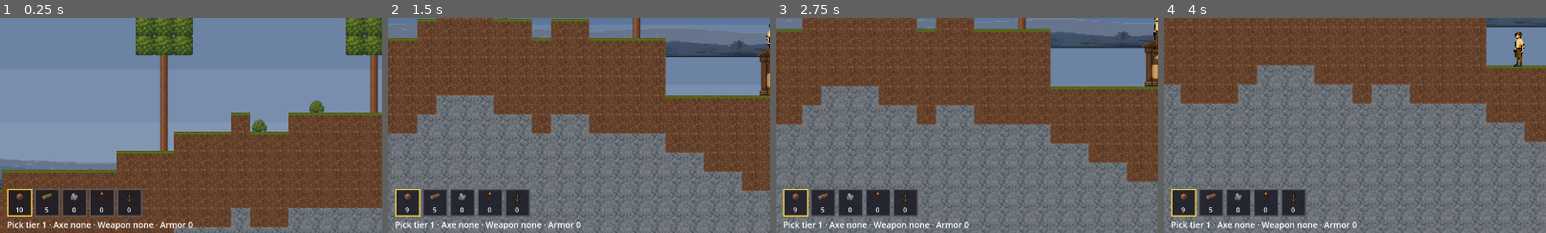
Above: before the commit, frames 1-4 (left to right).
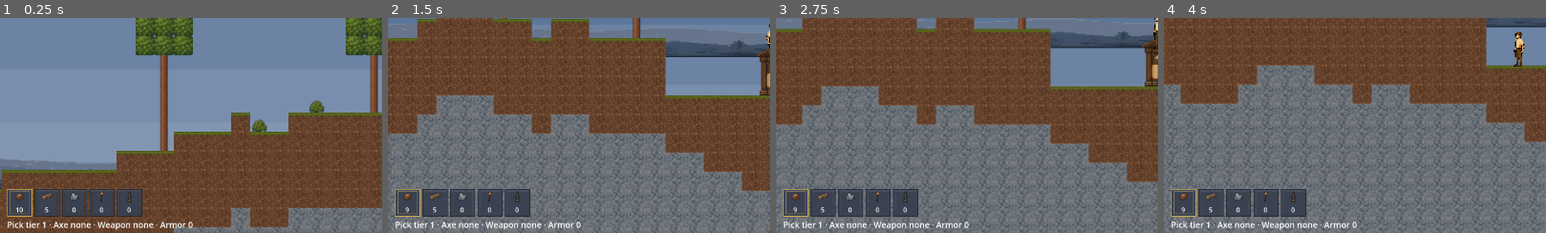
Above: after the commit, the same moments.

Repository: ppeck1/coheronia
Game: Godot game, scene res://scenes/main/Main.tscn
The game is run twice, just before and just after one commit, with the same random seed, the same clock (stepped at 60 frames per second) and the same inputs. This scene is started directly instead of the project's main scene.
Inputs (mouse positions are % of the whole screen's width and height, from its top left):
- Up to frame 1 (0.25 s): no input
- Up to frame 2 (1.5 s): tap F at 0.5, 1.25 s; move the mouse to (72, 45) at 0.52 s; hold D (move_right) 0.53-1.25 s; right-click (72, 45) at 0.6 s; click (72, 45) at 0.67 s; tap Space (jump) at 0.77 s; drag from (30, 55) to (45, 70) at 1.27 s
- Up to frame 3 (2.75 s): tap F at 2 s; move the mouse to (60, 28) at 2.02 s; hold D (move_right) from 2.03 s (still down); tap C (craft) at 2.1 s; right-click (60, 28) at 2.3 s
- Up to frame 4 (4 s): release D (move_right) at 2.75 s; tap F at 2.75, 3.5 s; drag from (45, 70) to (20, 35) at 2.77 s; move the mouse to (80, 65) at 3.52 s; hold A (move_left) from 3.53 s (still down); tap G (farm_action) at 3.6 s; tap Space (jump) at 3.77 s; right-click (80, 65) at 3.8 s
The pictures show only the part of the screen within x 0-50%, y 47-97%; the shares and areas given below are measured in that part.

The runs differ from the first frame. In frame 1, 3.7% of the frame differs, in the area x 2-38%, y 79-93%; in frame 2, 3.7%; in frame 3, 3.7%; in frame 4, 3.7%.

Commit message:
FQ-13P2: deliberate UI placeholder art + slot hook
Turns the reserved UI hook ids from the FQ-13P0 audit into authored deliberate
placeholders and consumes the first live surface.

- scripts/gen_ui_placeholders.py: generates 15 recognizable 32x32 RGBA glyphs
  into art/generated/ui/ (framed slots normal/selected/invalid, health/attune
  orb rings + fill mask, dock backplate, backpack/helmet/hall/skill-star/scroll/
  gear nav buttons, valid/invalid drag cursors). One shared palette + 1px border
  language, nearest-friendly, deterministic/idempotent, replaceable without
  touching gameplay code.
- hud.gd: the hotbar slots now frame with slot_inventory / slot_inventory_selected
  via _make_slot_style -> StyleBoxTexture, falling back to the original
  StyleBoxFlat when the image is absent (missing art is never an error). The
  slot StyleBox vars are widened to StyleBox.
- asset_audit.py: UI-aware - UI_CONSUMED (slot_inventory*) report LIVE, the rest
  PLACEHOLDER_AUTHORED (reserved for the HUD redesign, not orphans); reserved-hook
  report splits authored vs still-missing. 0 findings, 0 data bugs.
- smoke: 3 fq13p2_* checks (placeholders load through the ui convention; the
  live slot consumes the StyleBoxTexture frame; a missing ui id yields null and
  the flat fallback). Suite 288 -> 291.

The orb/nav-button/dock/cursor placeholders are authored + reserved; they are
consumed when the HUD redesign lands. Docs (UI_ASSET_GAPS/VARIABLE_MATRIX/
HANDOFF/FABLE_TASK_QUEUE) updated.

Validation: validate_repo PASS, asset_audit --strict exit 0, capsule doctor
healthy, smoke 291/291 PASS, git diff --check clean.

Co-Authored-By: Claude Opus 4.8 <noreply@anthropic.com>

Diff:
--- a/scripts/main/smoke_test.gd
+++ b/scripts/main/smoke_test.gd
@@ -766,6 +766,38 @@
 		if _pn != null and is_instance_valid(_pn):
 			_pn.queue_free()
 	await get_tree().process_frame
+
+	# --- FQ-13P2: deliberate UI placeholders + hooks ---
+	# the authored UI placeholders load through the "ui" category convention.
+	_check("fq13p2_ui_placeholders_present",
+		BlockRegistry.visual_texture("ui", "slot_inventory") != null
+		and BlockRegistry.visual_texture("ui", "button_settings") != null
+		and BlockRegistry.visual_texture("ui", "orb_health_frame") != null,
+		"slot=%s button=%s orb=%s" % [
+			str(BlockRegistry.visual_texture("ui", "slot_inventory") != null),
+			str(BlockRegistry.visual_texture("ui", "button_settings") != null),
+			str(BlockRegistry.visual_texture("ui", "orb_health_frame") != null)])
+
+	# the live hotbar slot consumes the placeholder frame (StyleBoxTexture).
+	var _p2_slot0 = hud._hotbar_slots[0].get_theme_stylebox("panel")
+	_check("fq13p2_slot_frame_consumed",
+		hud._slot_normal_sb is StyleBoxTexture
+		and hud._slot_selected_sb is StyleBoxTexture
+		and _p2_slot0 is StyleBoxTexture,
+		"normal=%s selected=%s slot0=%s" % [
+			str(hud._slot_normal_sb is StyleBoxTexture),
+			str(hud._slot_selected_sb is StyleBoxTexture),
+			str(_p2_slot0 is StyleBoxTexture)])
+
+	# a missing UI id is never an error: visual_texture null, slot style falls
+	# back to the code-drawn flat box.
+	var _p2_fallback = hud._make_slot_style("no_such_ui_hook", Color(0.4, 0.4, 0.4))
+	_check("fq13p2_missing_ui_falls_back",
+		BlockRegistry.visual_texture("ui", "no_such_ui_hook") == null
+		and _p2_fallback is StyleBoxFlat,
+		"missing_null=%s fallback_flat=%s" % [
+			str(BlockRegistry.visual_texture("ui", "no_such_ui_hook") == null),
+			str(_p2_fallback is StyleBoxFlat)])
 
 	# --- Progression MVP: XP, player level, base levels, population cap ---
 
--- a/scripts/ui/hud.gd
+++ b/scripts/ui/hud.gd
@@ -59,8 +59,10 @@
 var _hotbar_slots: Array[PanelContainer] = []
 var _hotbar_counts: Array[Label] = []
 var _hotbar_selected := -1
-var _slot_normal_sb: StyleBoxFlat
-var _slot_selected_sb: StyleBoxFlat
+# FQ-13P2: StyleBox (texture placeholder when art/generated/ui art exists, else
+# the code-drawn flat fallback) — either subclass assigns to a slot panel.
+var _slot_normal_sb: StyleBox
+var _slot_selected_sb: StyleBox
 # FQ-09: inventory panel item grid and town stockpile grid.
 var _inv_grid: GridContainer
 var _inv_grid_counts: Dictionary = {}    # item_id -> displayed count
@@ -125,8 +127,8 @@
 	# text line below keeps the tool/extras summary.
 	# Intentionally SHARED StyleBox instances across all five slots (Godot
 	# reads them without mutating) — clone before mutating per slot.
-	_slot_normal_sb = _make_slot_style(Color(0.35, 0.35, 0.4))
-	_slot_selected_sb = _make_slot_style(Color(0.95, 0.8, 0.25))
+	_slot_normal_sb = _make_slot_style("slot_inventory", Color(0.35, 0.35, 0.4))
+	_slot_selected_sb = _make_slot_style("slot_inventory_selected", Color(0.95, 0.8, 0.25))
 	var slot_row := HBoxContainer.new()
 	box.add_child(slot_row)
 	for i in range(5):
@@ -152,7 +154,18 @@
 	_save_label = _label(box, "No save yet — press F5 to save.")
 
 
-func _make_slot_style(border: Color) -> StyleBoxFlat:
+## FQ-13P2: a slot frame from the reserved UI placeholder
+## (art/generated/ui/<id>.png) when it exists, else the original code-drawn flat
+## fallback. The deliberate placeholder is replaceable without touching this
+## logic, and a missing image is never an error.
+func _make_slot_style(ui_id: String, border: Color) -> StyleBox:
+	var tex := BlockRegistry.visual_texture("ui", ui_id)
+	if tex != null:
+		var sbt := StyleBoxTexture.new()
+		sbt.texture = tex
+		sbt.set_texture_margin_all(6)   # 9-slice the frame corners
+		sbt.set_content_margin_all(3)
+		return sbt
 	var sb := StyleBoxFlat.new()
 	sb.bg_color = Color(0.1, 0.1, 0.14, 0.85)
 	sb.border_color = border
Binary file added: art/generated/ui/button_character.png
Binary file added: art/generated/ui/button_goals.png
Binary file added: art/generated/ui/button_inventory.png
Binary file added: art/generated/ui/button_settings.png
Binary file added: art/generated/ui/button_skills.png
Binary file added: art/generated/ui/button_town_hall.png
Binary file added: art/generated/ui/cursor_drag_invalid.png
Binary file added: art/generated/ui/cursor_drag_valid.png
Binary file added: art/generated/ui/dock_backplate.png
Binary file added: art/generated/ui/orb_attunement_frame.png
Binary file added: art/generated/ui/orb_fill_mask.png
Binary file added: art/generated/ui/orb_health_frame.png
(and 9 more such lines)
